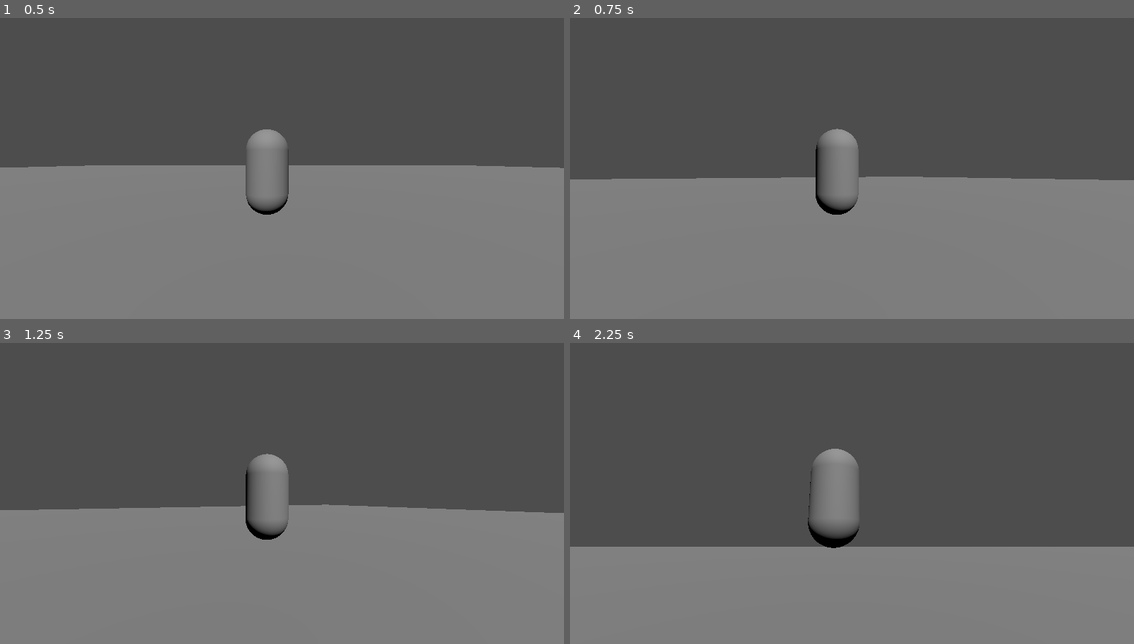
Above: before the commit, frames 1-4 (two rows, left to right).
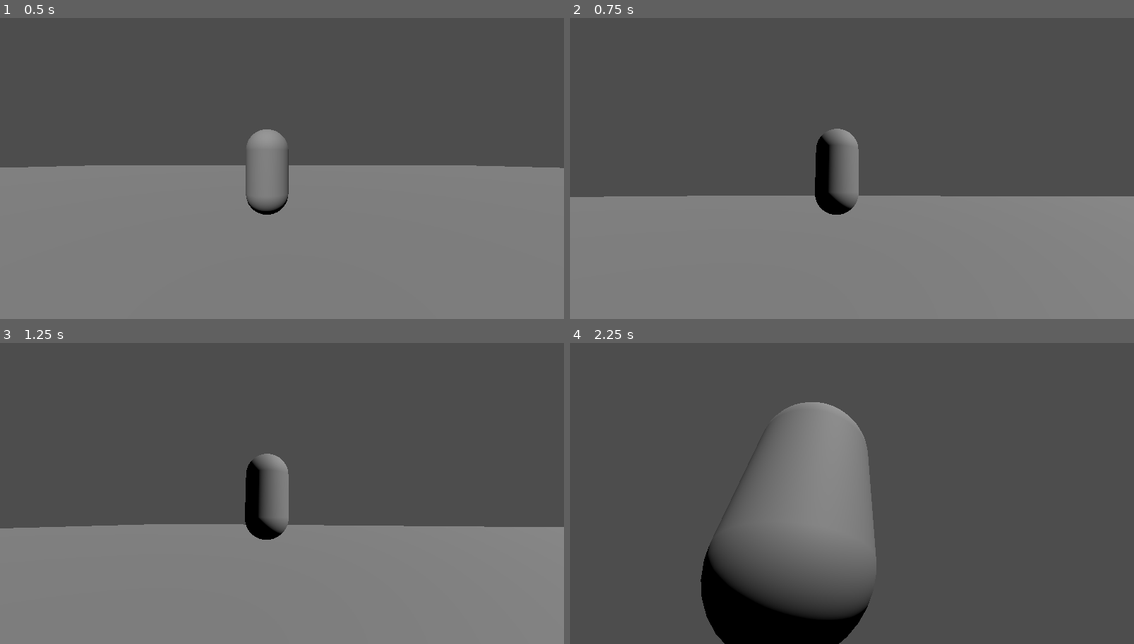
Above: after the commit, the same moments.

Repository: Foxtrot-Game-Studios/blood-is-art
Game: Godot game, scene res://world/world.tscn
Two runs of this game, one before a commit and one after it. Both use one fixed random seed, a clock stepped at 60 frames per second and the inputs below. The project has no main scene, so this scene is started directly.
Inputs (mouse positions are in pixels of both pictures, inside the frame that each line leads up to):
- Up to frame 1 (0.5 s): no input
- Up to frame 2 (0.75 s): tap Enter at 0.5 s; move the mouse to (976, 144) at 0.52 s; press the mouse at (976, 144) at 0.53 s; hold D (strafe_right) from 0.53 s (still down)
- Up to frame 3 (1.25 s): keep holding D (strafe_right); tap Space (jump) at 0.77 s
- Up to frame 4 (2.25 s): move the mouse to (739, 502) at 1.27 s; release D (strafe_right) at 1.28 s; release the mouse at (739, 502) at 1.28 s; hold S (backward) 1.28-2.03 s; click (739, 502) at 1.35 s; tap Space (jump) at 1.52 s; move the mouse to (908, 415) at 2.02 s; press the mouse at (908, 415) at 2.03 s; hold D (strafe_right) from 2.03 s (still down); tap Alt at 2.1 s

Frame 1 is identical in both runs. In frame 2, 6.7% of the frame differs, in the area x 0-100%, y 36-66%; in frame 3, 6.6%; in frame 4, 38%, in the area x 0-100%, y 19-100%.

Commit message:
captured mouse

Diff:
--- a/blood-is-art/player/scripts/player.gd
+++ b/blood-is-art/player/scripts/player.gd
@@ -5,7 +5,10 @@
 const SPEED = 5.0
 const JUMP_VELOCITY = 4.5
 
-const CAM_SENS = 0.002
+const CAM_SENS = 0.005
+
+func _ready() -> void:
+	Input.set_mouse_mode(Input.MOUSE_MODE_CAPTURED)
 
 func _physics_process(delta: float) -> void:
 	if not is_on_floor():
@@ -31,3 +34,11 @@
 		rotation.y -= event.relative.x * CAM_SENS
 		spring_arm.rotation.x -= event.relative.y * CAM_SENS
 		spring_arm.rotation.x = clamp(spring_arm.rotation.x, -PI/4, PI/3)
+
+	if event.is_action_pressed("ui_cancel"):
+		Input.set_mouse_mode(Input.MOUSE_MODE_VISIBLE)
+
+	if event.is_action_pressed("left_click"):
+		if Input.mouse_mode != Input.MOUSE_MODE_CAPTURED:
+			Input.set_mouse_mode(Input.MOUSE_MODE_CAPTURED)
+			get_viewport().set_input_as_handled()
--- a/blood-is-art/project.godot
+++ b/blood-is-art/project.godot
@@ -53,6 +53,16 @@
 "events": [Object(InputEventKey,"resource_local_to_scene":false,"resource_name":"","device":-1,"window_id":0,"alt_press …(191 unchanged characters)…
 ]
 }
+left_click={
+"deadzone": 0.2,
+"events": [Object(InputEventMouseButton,"resource_local_to_scene":false,"resource_name":"","device":-1,"window_id":0,"alt_pressed":false,"shift_pressed":false,"ctrl_pressed":false,"meta_pressed":false,"button_mask":1,"position":Vector2(245, 15),"global_position":Vector2(254, 63),"factor":1.0,"button_index":1,"canceled":false,"pressed":true,"double_click":false,"script":null)
+]
+}
+left_shift={
+"deadzone": 0.2,
+"events": [Object(InputEventKey,"resource_local_to_scene":false,"resource_name":"","device":-1,"window_id":0,"alt_pressed":false,"shift_pressed":false,"ctrl_pressed":false,"meta_pressed":false,"pressed":false,"keycode":0,"physical_keycode":4194325,"key_label":0,"unicode":0,"location":0,"echo":false,"script":null)
+]
+}
 
 [rendering]
 
